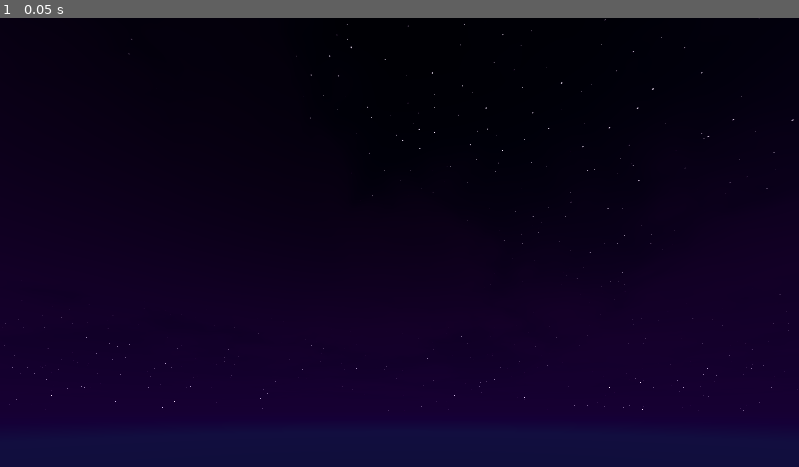
Above: before the commit, frame 1.
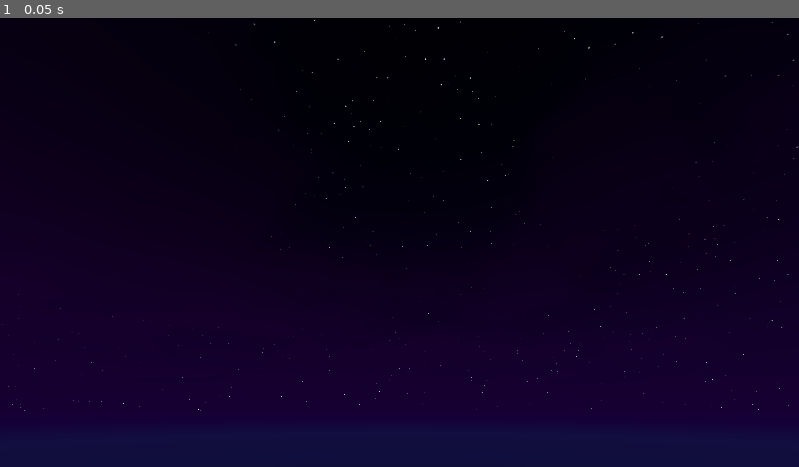
Above: after the commit, the same moment.

Repository: krzmig/godot-simple-sky-project
Game: Godot game, scene res://main.tscn
The game is run twice, just before and just after one commit, with the same random seed, the same clock (stepped at 60 frames per second) and the same inputs.
Inputs:
- Up to frame 1 (0.05 s): no input

The runs differ from the first frame. In frame 1, 0.2% of the frame differs, in the area x 0-100%, y 0-88%.

Commit message:
Readme and quick fixes

Diff:
--- a/main.gd
+++ b/main.gd
@@ -9,7 +9,7 @@
 const DAYS_IN_YEAR : int = 365
 
 # For simplify, a local time, I skip totally a longitude
-@export_range( 0.0, HOURS_IN_DAY, 0.01 ) var day_time : float = 0.0 :
+@export_range( 0.0, HOURS_IN_DAY, 0.0001 ) var day_time : float = 0.0 :
 	set( value ) :
 		day_time = value
 		_update()
--- a/main.tscn
+++ b/main.tscn
@@ -34,7 +34,7 @@
 shader_parameter/clouds_blur = 0.25
 shader_parameter/stars_speed = 1.0
 shader_parameter/stars_texture = ExtResource("3_yetut")
-shader_parameter/overwritten_time = 489600.0
+shader_parameter/overwritten_time = 2400.0
 
 [sub_resource type="Sky" id="Sky_q13r3"]
 sky_material = SubResource("ShaderMaterial_msgkm")
@@ -160,7 +160,7 @@
 }
 tracks/1/type = "value"
 tracks/1/imported = false
-tracks/1/enabled = true
+tracks/1/enabled = false
 tracks/1/path = NodePath(".:clouds_cutoff")
 tracks/1/interp = 1
 tracks/1/loop_wrap = true
@@ -168,11 +168,11 @@
 "times": PackedFloat32Array(0, 7, 8.5, 11, 12, 14, 18, 21, 22, 24),
 "transitions": PackedFloat32Array(1, 1, 1, 1, 1, 1, 1, 1, 1, 1),
 "update": 0,
-"values": [0.3, 0.3, 0.6, 0.05, 0.1, 0.3, 0.4, 0.2, 0.2, 0.4]
+"values": [0.3, 0.3, 0.6, 0.05, 0.1, 0.3, 0.4, 0.2, 0.2, 0.6]
 }
 tracks/2/type = "value"
 tracks/2/imported = false
-tracks/2/enabled = true
+tracks/2/enabled = false
 tracks/2/path = NodePath(".:clouds_weight")
 tracks/2/interp = 1
 tracks/2/loop_wrap = true
@@ -191,14 +191,13 @@
 
 [node name="Main" type="Node3D"]
 script = ExtResource("1_awq8r")
-day_of_year = 204
 use_day_time_for_shader = true
 
 [node name="WorldEnvironment" type="WorldEnvironment" parent="."]
 environment = SubResource("Environment_bh1jy")
 
 [node name="Sun" type="DirectionalLight3D" parent="."]
-transform = Transform3D(0.939856, 0, 0.341572, 0.341572, -4.37114e-08, -0.939855, 1.49306e-08, 1, -4.10824e-08, 0, 0, 0)
+transform = Transform3D(0.920627, 0, -0.390445, -0.390445, -4.37114e-08, -0.920626, -1.70669e-08, 1, -4.02418e-08, 0, 0, 0)
 rotation_order = 4
 light_energy = 0.0
 shadow_enabled = true
@@ -207,7 +206,7 @@
 sky_mode = 2
 
 [node name="Moon" type="DirectionalLight3D" parent="."]
-transform = Transform3D(0.995978, 0, 0.0895896, -0.0454816, -0.861553, 0.505624, 0.0771863, -0.507666, -0.858089, 0, 0, 0)
+transform = Transform3D(0.995978, 0, 0.0895896, 0.0189377, -0.977403, -0.210533, 0.0875651, 0.211383, -0.973473, 0, 0, 0)
 rotation_order = 4
 light_color = Color(1, 1, 0.6, 1)
 light_energy = 0.0
--- a/project.godot
+++ b/project.godot
@@ -21,7 +21,7 @@
 
 [editor]
 
-movie_writer/movie_file="/home/krzmig/Programowanie/Godot/Sky/movie/a.avi"
+movie_writer/movie_file="/home/krzmig/Programowanie/Godot/Sky/.movie/b.avi"
 
 [filesystem]
 
--- a/sky.gdshader
+++ b/sky.gdshader
@@ -278,12 +278,12 @@
 		_clouds_color = mix( _clouds_color, clouds_bottom_color, _noise_bottom );
 		// The edge color gives a nice smooth edge, you can try turning this off if you need sharper edges
 		_clouds_color = mix( clouds_edge_color, _clouds_color, _noise_top );
-		// Color depending on the "progress" of the night.
-		_clouds_color = mix( _clouds_color, _sky_color, clamp( _night_amount, 0.0, 0.98 ));
 		// The sun passing through the clouds effect
 		_clouds_color = mix( _clouds_color, clamp( sun_color, 0.0, 1.0 ), pow( 1.0 - clamp( _sun_distance, 0.0, 1.0 ), 5 ));
 		// Color combined with sunset condition
-		_clouds_color = mix( _clouds_color, sunset_bottom_color, _sunset_amount * 0.5 );
+		_clouds_color = mix( _clouds_color, sunset_bottom_color, _sunset_amount * 0.75 );
+		// Color depending on the "progress" of the night.
+		_clouds_color = mix( _clouds_color, _sky_color, clamp( _night_amount, 0.0, 0.98 ));
 		_clouds_color = mix( _clouds_color, vec3( 0.0 ), clouds_weight * 0.9 );
 		COLOR = mix( COLOR, _clouds_color, _clouds_amount );
 		//COLOR = mix( COLOR, _clouds_color, clamp( _clouds_amount + clouds_weight * ( 1.0 - clouds_cutoff ) * 0.75, 0.0, 1.0 ));
Not shown, changed: README.md
